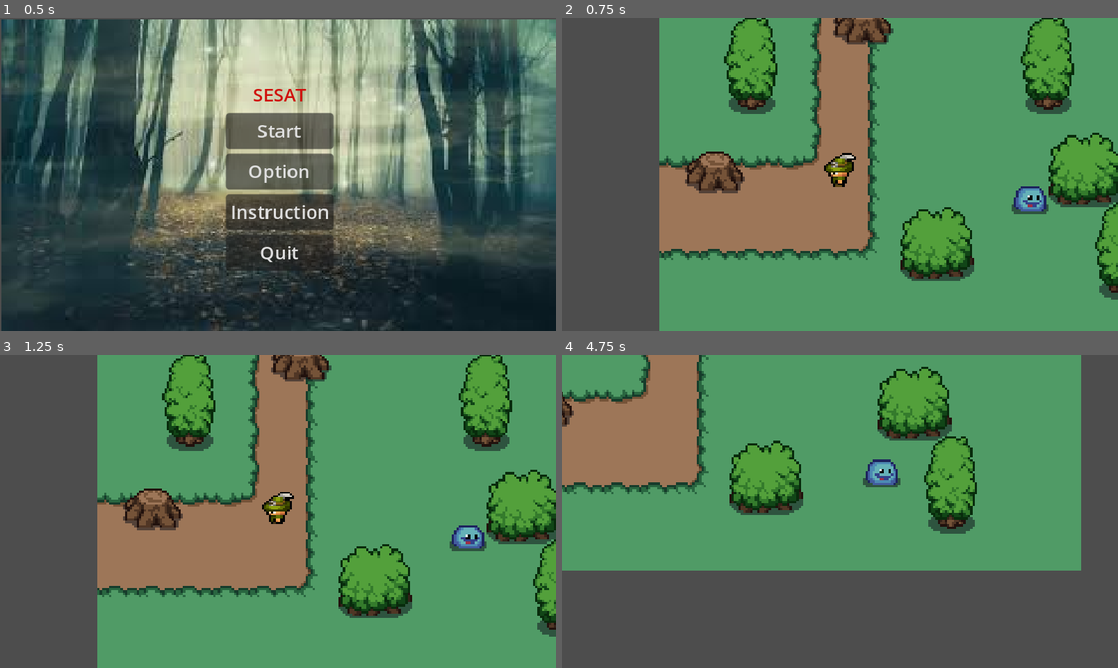
Above: before the commit, frames 1-4 (two rows, left to right).
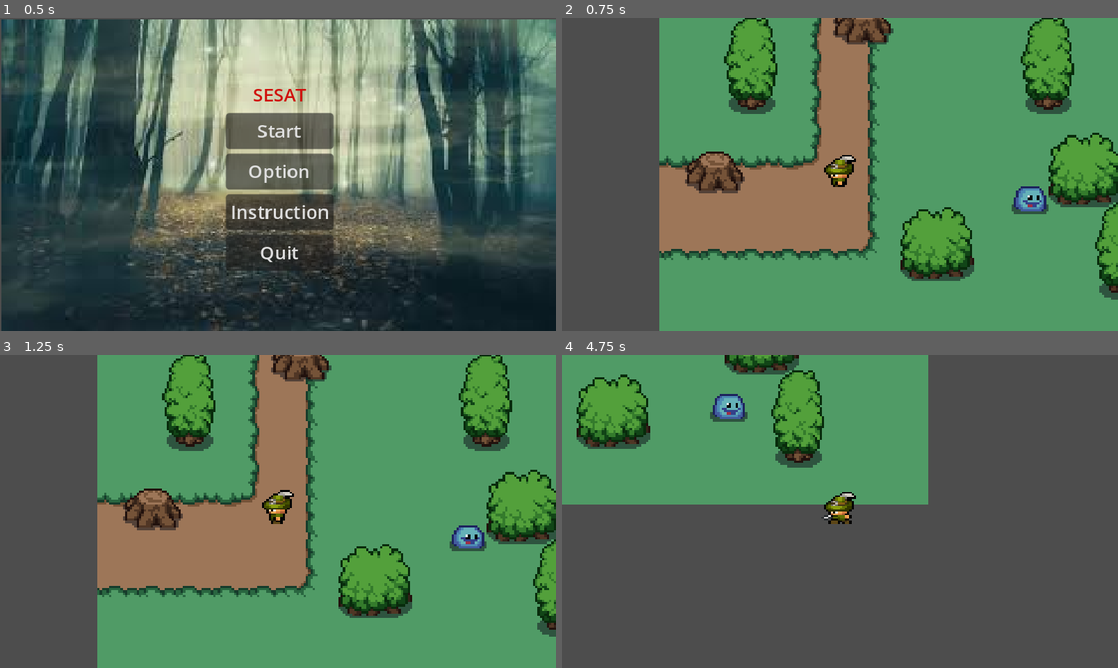
Above: after the commit, the same moments.

Repository: AGuylol/Tt6l-8
Game: Godot game, scene res://scenes/Menu_Spare.tscn
Same seed, same stepped clock (60 frames per second), same inputs: the game is played once before the commit and once after it.
Inputs (mouse positions are in pixels of both pictures, inside the frame that each line leads up to):
- Up to frame 1 (0.5 s): no input
- Up to frame 2 (0.75 s): click "Start" at 0.5 s
- Up to frame 3 (1.25 s): no input
- Up to frame 4 (4.75 s): move the mouse to (962, 495) at 1.27 s; hold D (right) 1.28-2.03 s; click (962, 495) at 1.35 s; move the mouse to (728, 527) at 2.02 s; hold S (down) 2.03-2.78 s; click (728, 527) at 2.1 s; move the mouse to (895, 442) at 2.77 s; hold D (right) 2.78-3.53 s; click (895, 442) at 2.85 s; move the mouse to (812, 574) at 3.52 s; hold Up (ui_up) 3.53-4.28 s; click (812, 574) at 3.6 s; move the mouse to (1006, 558) at 4.27 s; hold A (left) from 4.28 s (still down); click (1006, 558) at 4.35 s

Frame 1 is identical in both runs. In frame 2, 0.3% of the frame differs, in the area x 47-53%, y 43-54%; in frame 3, 0.3%; in frame 4, 51%, in the area x 0-94%, y 0-69%.

Commit message:
dash and change animation timer

Diff:
--- a/project.godot
+++ b/project.godot
@@ -69,6 +69,11 @@
 "events": [Object(InputEventKey,"resource_local_to_scene":false,"resource_name":"","device":-1,"window_id":0,"alt_pressed":false,"shift_pressed":false,"ctrl_pressed":false,"meta_pressed":false,"pressed":false,"keycode":0,"physical_keycode":50,"key_label":0,"unicode":50,"echo":false,"script":null)
 ]
 }
+dash={
+"deadzone": 0.5,
+"events": [Object(InputEventKey,"resource_local_to_scene":false,"resource_name":"","device":-1,"window_id":0,"alt_pressed":false,"shift_pressed":false,"ctrl_pressed":false,"meta_pressed":false,"pressed":false,"keycode":0,"physical_keycode":4194325,"key_label":0,"unicode":0,"echo":false,"script":null)
+]
+}
 
 [rendering]
 
--- a/scenes/player.tscn
+++ b/scenes/player.tscn
@@ -27,6 +27,14 @@
 
 var blend_position : Vector2 = Vector2.ZERO
 
+var dash_speed = 400
+var dash_duration = 0.075
+var is_dashing = false
+var can_dash = true
+var dash_direction : Vector2
+
+@onready var dash_period = $dash_period
+@onready var dash_cooldown_timer = $dash_cooldown
 
 func _ready():
 	$player_animation.play(\"n-idle\")
@@ -39,6 +47,7 @@
 	_on_attack_timeout()
 	bow_shoot()
 
+
 	if Input.is_action_just_pressed(\"equip_bow\"):
 		if bow_equiped:
 			bow_equiped = false
@@ -62,17 +71,35 @@
 func player_movement(delta):
 	var input_vector = Input.get_vector(\"left\" , \"right\" , \"up\" , \"down\")
 
-	if input_vector == Vector2.ZERO:
+	if input_vector == Vector2.ZERO and not is_dashing:
 		state = idle
 		apply_friction(friction * delta)
 
-	else:
+	elif is_dashing == false:
 		state = walk
 		apply_movement(input_vector * accel * delta)
 		blend_position = input_vector
 
+	if Input.is_action_just_pressed(\"dash\") and can_dash:
+		start_dash(input_vector)
+
+	if attacking and input_vector != Vector2.ZERO:
+		animation_tree.set(\"parameters/conditions/attacking\", false)
+		attacking = false
+
+
 	move_and_slide()
 	update_parameters(input_vector)
+
+
+func start_dash(input_vector):
+	is_dashing = true
+	can_dash = false
+	dash_direction = input_vector.normalized()
+	velocity = dash_direction * dash_speed
+	dash_period.start(dash_duration)
+	$dash_cooldown.start()
+
 
 func update_parameters(input_vector):
 	if input_vector == Vector2.ZERO:
@@ -107,16 +134,18 @@
 
 func _on_playerhitbox_body_entered(body):
 	if body.is_in_group(\"enemy\"):
-		await get_tree().create_timer(0.5).timeout
 		enemy_inattack_range= true
+		$enemy_attack_timer.start()
 
 
 func _on_playerhitbox_body_exited(body):
 	if body.is_in_group(\"enemy\"):
 		enemy_inattack_range= false
+		$enemy_attack_timer.stop()
+
 
 func enemy_attack():
-	if enemy_inattack_range:
+	if enemy_inattack_range and enemy_attack_cooldown:
 		player_health -= 20
 		print(player_health)
 		print(\"enemy attacked you\")
@@ -142,6 +171,17 @@
 		bow_cooldown = true
 
 
+func _on_enemy_attack_timer_timeout():
+	enemy_attack_cooldown = true
+
+
+func _on_dash_period_timeout():
+	is_dashing = false
+	max_speed = 100
+	accel = 800
+
+func _on_dash_cooldown_timeout():
+	can_dash = true
 "
 
 [sub_resource type="CapsuleShape2D" id="CapsuleShape2D_hitfu"]
@@ -947,7 +987,6 @@
 
 [sub_resource type="Animation" id="Animation_m0q6c"]
 resource_name = "e-idle"
-length = 0.2
 loop_mode = 1
 tracks/0/type = "value"
 tracks/0/imported = false
@@ -968,15 +1007,14 @@
 tracks/1/interp = 1
 tracks/1/loop_wrap = true
 tracks/1/keys = {
-"times": PackedFloat32Array(0, 0.1),
-"transitions": PackedFloat32Array(1, 1),
-"update": 1,
-"values": [4, 5]
+"times": PackedFloat32Array(0, 0.1, 0.2, 0.3, 0.4, 0.5, 0.6, 0.7, 0.8, 0.9),
+"transitions": PackedFloat32Array(1, 1, 1, 1, 1, 1, 1, 1, 1, 1),
+"update": 1,
+"values": [4, 4, 4, 4, 4, 5, 5, 5, 5, 5]
 }
 
 [sub_resource type="Animation" id="Animation_p0m7d"]
 resource_name = "e-walk"
-length = 0.2
 loop_mode = 1
 tracks/0/type = "value"
 tracks/0/imported = false
@@ -997,10 +1035,10 @@
 tracks/1/interp = 1
 tracks/1/loop_wrap = true
 tracks/1/keys = {
-"times": PackedFloat32Array(0, 0.1),
-"transitions": PackedFloat32Array(1, 1),
-"update": 1,
-"values": [4, 5]
+"times": PackedFloat32Array(0, 0.1, 0.2, 0.3, 0.4, 0.5, 0.6, 0.7, 0.8, 0.9),
+"transitions": PackedFloat32Array(1, 1, 1, 1, 1, 1, 1, 1, 1, 1),
+"update": 1,
+"values": [4, 4, 4, 4, 4, 5, 5, 5, 5, 5]
 }
 
 [sub_resource type="Animation" id="Animation_3ibm7"]
@@ -1069,7 +1107,6 @@
 
 [sub_resource type="Animation" id="Animation_klwb0"]
 resource_name = "n-idle"
-length = 0.2
 loop_mode = 1
 tracks/0/type = "value"
 tracks/0/imported = false
@@ -1090,15 +1127,14 @@
 tracks/1/interp = 1
 tracks/1/loop_wrap = true
 tracks/1/keys = {
-"times": PackedFloat32Array(0, 0.1),
-"transitions": PackedFloat32Array(1, 1),
-"update": 1,
-"values": [8, 9]
+"times": PackedFloat32Array(0, 0.1, 0.2, 0.3, 0.4, 0.5, 0.6, 0.7, 0.8, 0.9),
+"transitions": PackedFloat32Array(1, 1, 1, 1, 1, 1, 1, 1, 1, 1),
+"update": 1,
+"values": [8, 8, 8, 8, 8, 9, 9, 9, 9, 9]
 }
 
 [sub_resource type="Animation" id="Animation_daw7t"]
 resource_name = "n-walk"
-length = 0.2
 loop_mode = 1
 tracks/0/type = "value"
 tracks/0/imported = false
@@ -1119,10 +1155,10 @@
 tracks/1/interp = 1
 tracks/1/loop_wrap = true
 tracks/1/keys = {
-"times": PackedFloat32Array(0, 0.1),
-"transitions": PackedFloat32Array(1, 1),
-"update": 1,
-"values": [8, 9]
+"times": PackedFloat32Array(0, 0.1, 0.2, 0.3, 0.4, 0.5, 0.6, 0.7, 0.8, 0.9),
+"transitions": PackedFloat32Array(1, 1, 1, 1, 1, 1, 1, 1, 1, 1),
+"update": 1,
+"values": [8, 8, 8, 8, 8, 9, 9, 9, 9, 9]
 }
 
 [sub_resource type="Animation" id="Animation_2lqnx"]
@@ -1191,7 +1227,6 @@
 
 [sub_resource type="Animation" id="Animation_elofm"]
 resource_name = "ne-idle"
-length = 0.2
 loop_mode = 1
 tracks/0/type = "value"
 tracks/0/imported = false
@@ -1212,10 +1247,10 @@
 tracks/1/interp = 1
 tracks/1/loop_wrap = true
 tracks/1/keys = {
-"times": PackedFloat32Array(0, 0.1),
-"transitions": PackedFloat32Array(1, 1),
-"update": 1,
-"values": [6, 7]
+"times": PackedFloat32Array(0, 0.1, 0.2, 0.3, 0.4, 0.5, 0.6, 0.7, 0.8, 0.9),
+"transitions": PackedFloat32Array(1, 1, 1, 1, 1, 1, 1, 1, 1, 1),
+"update": 1,
+"values": [6, 6, 6, 6, 6, 7, 7, 7, 7, 7]
 }
 
 [sub_resource type="Animation" id="Animation_28kjg"]
@@ -1435,7 +1470,6 @@
 
 [sub_resource type="Animation" id="Animation_gqn06"]
 resource_name = "s-idle"
-length = 0.2
 loop_mode = 1
 tracks/0/type = "value"
 tracks/0/imported = false
@@ -1456,15 +1490,14 @@
 tracks/1/interp = 1
 tracks/1/loop_wrap = true
 tracks/1/keys = {
-"times": PackedFloat32Array(0, 0.1),
-"transitions": PackedFloat32Array(1, 1),
-"update": 1,
-"values": [0, 1]
+"times": PackedFloat32Array(0, 0.1, 0.2, 0.3, 0.4, 0.5, 0.6, 0.7, 0.8, 0.9),
+"transitions": PackedFloat32Array(1, 1, 1, 1, 1, 1, 1, 1, 1, 1),
+"update": 1,
+"values": [0, 0, 0, 0, 0, 1, 1, 1, 1, 1]
 }
 
 [sub_resource type="Animation" id="Animation_flqcb"]
 resource_name = "s-walk"
-length = 0.2
 loop_mode = 1
 tracks/0/type = "value"
 tracks/0/imported = false
@@ -1485,10 +1518,10 @@
 tracks/1/interp = 1
 tracks/1/loop_wrap = true
 tracks/1/keys = {
-"times": PackedFloat32Array(0, 0.1),
-"transitions": PackedFloat32Array(1, 1),
-"update": 1,
-"values": [0, 1]
+"times": PackedFloat32Array(0, 0.1, 0.2, 0.3, 0.4, 0.5, 0.6, 0.7, 0.8, 0.9),
+"transitions": PackedFloat32Array(1, 1, 1, 1, 1, 1, 1, 1, 1, 1),
+"update": 1,
+"values": [0, 0, 0, 0, 0, 1, 1, 1, 1, 1]
 }
 
 [sub_resource type="Animation" id="Animation_on3u7"]
@@ -1813,7 +1846,6 @@
 
 [sub_resource type="Animation" id="Animation_hw4q3"]
 resource_name = "w-idle"
-length = 0.2
 loop_mode = 1
 tracks/0/type = "value"
 tracks/0/imported = false
@@ -1834,15 +1866,14 @@
 tracks/1/interp = 1
 tracks/1/loop_wrap = true
 tracks/1/keys = {
-"times": PackedFloat32Array(0, 0.1),
-"transitions": PackedFloat32Array(1, 1),
-"update": 1,
-"values": [12, 13]
+"times": PackedFloat32Array(0, 0.1, 0.2, 0.3, 0.4, 0.5, 0.6, 0.7, 0.8, 0.9),
+"transitions": PackedFloat32Array(1, 1, 1, 1, 1, 1, 1, 1, 1, 1),
+"update": 1,
+"values": [12, 12, 12, 12, 12, 13, 13, 13, 13, 13]
 }
 
 [sub_resource type="Animation" id="Animation_f6ics"]
 resource_name = "w-walk"
-length = 0.2
 loop_mode = 1
 tracks/0/type = "value"
 tracks/0/imported = false
@@ -1863,10 +1894,10 @@
 tracks/1/interp = 1
 tracks/1/loop_wrap = true
 tracks/1/keys = {
-"times": PackedFloat32Array(0, 0.1),
-"transitions": PackedFloat32Array(1, 1),
-"update": 1,
-"values": [12, 13]
+"times": PackedFloat32Array(0, 0.1, 0.2, 0.3, 0.4, 0.5, 0.6, 0.7, 0.8, 0.9),
+"transitions": PackedFloat32Array(1, 1, 1, 1, 1, 1, 1, 1, 1, 1),
+"update": 1,
+"values": [12, 12, 12, 12, 12, 13, 13, 13, 13, 13]
 }
 
 [sub_resource type="AnimationLibrary" id="AnimationLibrary_luo1q"]
@@ -1935,9 +1966,6 @@
 [sub_resource type="AnimationNodeAnimation" id="AnimationNodeAnimation_i2x47"]
 animation = &"e-idle"
 
-[sub_resource type="AnimationNodeAnimation" id="AnimationNodeAnimation_07rxn"]
-animation = &"sw-idle"
-
 [sub_resource type="AnimationNodeBlendSpace2D" id="AnimationNodeBlendSpace2D_k2tso"]
 blend_point_0/node = SubResource("AnimationNodeAnimation_fdri7")
 blend_point_0/pos = Vector2(-1, 0)
@@ -1947,8 +1975,6 @@
 blend_point_2/pos = Vector2(0, -1.1)
 blend_point_3/node = SubResource("AnimationNodeAnimation_i2x47")
 blend_point_3/pos = Vector2(1, 0)
-blend_point_4/node = SubResource("AnimationNodeAnimation_07rxn")
-blend_point_4/pos = Vector2(-1, 1.1)
 min_space = Vector2(-1, -1.1)
 max_space = Vector2(1, 1.1)
 blend_mode = 1
@@ -2070,11 +2096,11 @@
 [node name="CollisionShape2D" type="CollisionShape2D" parent="playerhitbox"]
 shape = SubResource("CapsuleShape2D_1q7mt")
 
-[node name="attack_cooldown" type="Timer" parent="."]
+[node name="enemy_attack_timer" type="Timer" parent="."]
 wait_time = 0.5
 
 [node name="attack" type="Timer" parent="."]
-wait_time = 0.01
+wait_time = 0.554
 
 [node name="Marker2D" type="Marker2D" parent="."]
 
@@ -2087,7 +2113,13 @@
 rotation = -1.5708
 shape = SubResource("CapsuleShape2D_e2b3r")
 
+[node name="dash_period" type="Timer" parent="."]
+
+[node name="dash_cooldown" type="Timer" parent="."]
+
 [connection signal="body_entered" from="playerhitbox" to="." method="_on_playerhitbox_body_entered"]
 [connection signal="body_exited" from="playerhitbox" to="." method="_on_playerhitbox_body_exited"]
-[connection signal="timeout" from="attack_cooldown" to="." method="_on_attack_cooldown_timeout"]
+[connection signal="timeout" from="enemy_attack_timer" to="." method="_on_enemy_attack_timer_timeout"]
 [connection signal="timeout" from="attack" to="." method="_on_attack_timeout"]
+[connection signal="timeout" from="dash_period" to="." method="_on_dash_period_timeout"]
+[connection signal="timeout" from="dash_cooldown" to="." method="_on_dash_cooldown_timeout"]
--- a/scenes/world.tscn
+++ b/scenes/world.tscn
@@ -1,11 +1,10 @@
-[gd_scene load_steps=13 format=3 uid="uid://bnbior1b67oky"]
+[gd_scene load_steps=12 format=3 uid="uid://bnbior1b67oky"]
 
 [ext_resource type="Texture2D" uid="uid://cioegjltvp74w" path="res://arts/tilesets/decor_8x8.png" id="3_yrbrb"]
 [ext_resource type="Texture2D" uid="uid://boyi655oiulii" path="res://arts/tilesets/grass.png" id="4_uvbvb"]
 [ext_resource type="Texture2D" uid="uid://cwyc7tyhcmyou" path="res://arts/tilesets/plains.png" id="5_cash8"]
 [ext_resource type="PackedScene" uid="uid://c8tishbphs8e8" path="res://scenes/player.tscn" id="5_fdaxo"]
 [ext_resource type="Texture2D" uid="uid://d3yj3587h1amh" path="res://arts/objects/objects.png" id="6_iro0s"]
-[ext_resource type="PackedScene" uid="uid://bf7ggduhr05ns" path="res://scenes/character_body_2d.tscn" id="7_je3yi"]
 [ext_resource type="PackedScene" uid="uid://0vngswwsrm1" path="res://scenes/enemy.tscn" id="8_lltvk"]
 
 [sub_resource type="TileSetAtlasSource" id="TileSetAtlasSource_oesec"]
@@ -227,8 +226,5 @@
 [node name="player" parent="." instance=ExtResource("5_fdaxo")]
 position = Vector2(14, 42)
 
-[node name="CharacterBody2D" parent="." instance=ExtResource("7_je3yi")]
-visible = false
-
 [node name="enemytest" parent="." instance=ExtResource("8_lltvk")]
 position = Vector2(96, 51)
--- a/script/enemytest.gd
+++ b/script/enemytest.gd
@@ -56,7 +56,3 @@
 		$AnimatedSprite2D.play("death")
 		await get_tree().create_timer(0.8).timeout
 		queue_free()
-
-func attack_player():
-	if player:
-		emit_signal("enemy_attack", player)
Not shown: 3 places in scenes/player.tscn that only renumber resources
